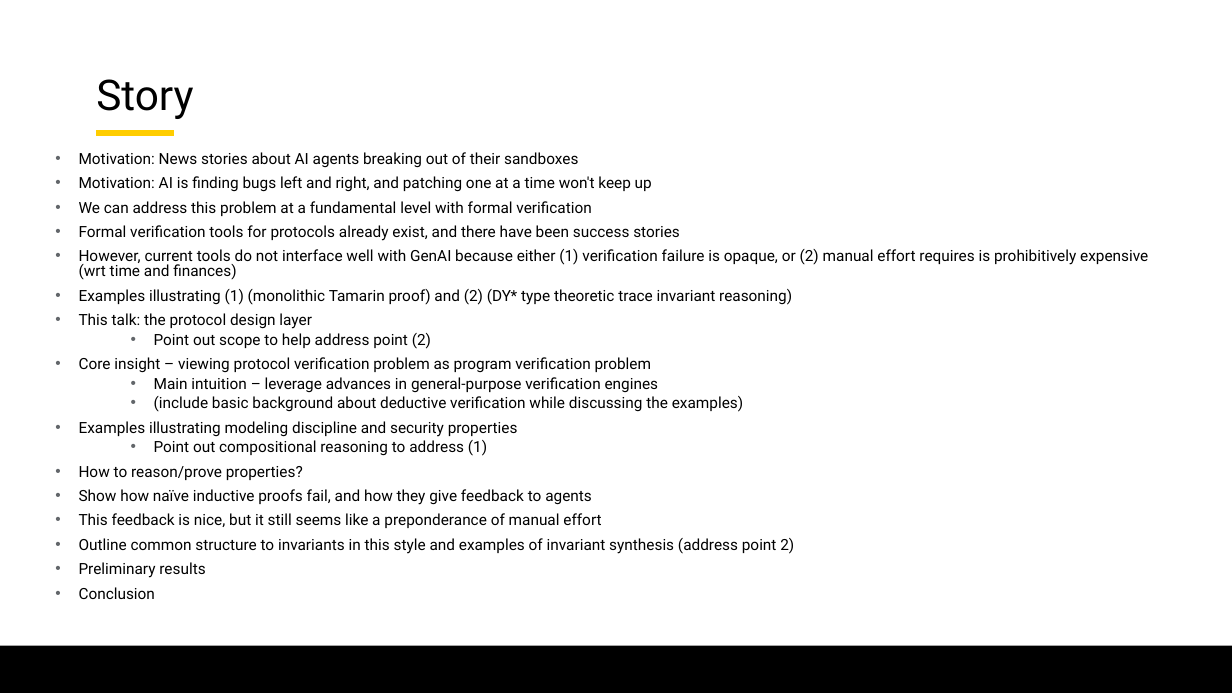
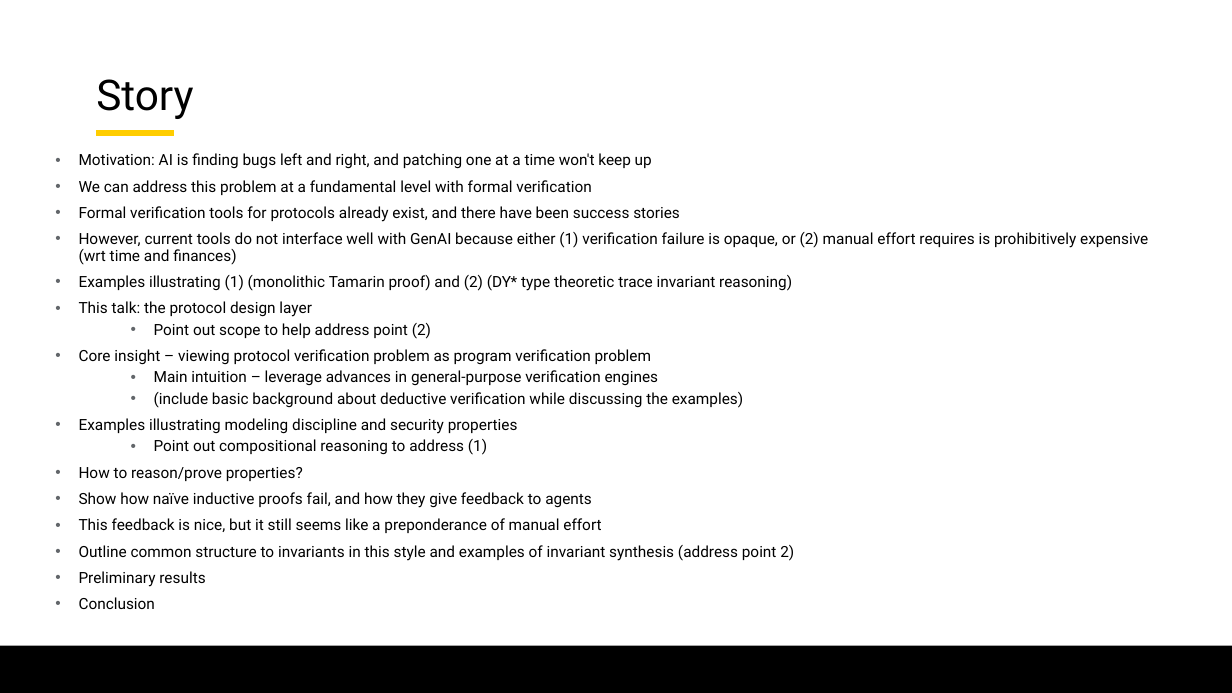
Before and after one commit to lorchrob/graduate_research_symposium, a slide deck: slide 43 of symposium_slides.pptx (slide 45 before the commit). Drawn at 1232x693 pixels with LibreOffice and Linux fonts; fonts in the diff are those of the drawing; background and template pictures are left out. Boxes give left, top, right and bottom in pixels: in the first picture for what was removed or moved away, otherwise in the second. Text is boxed around its words. In the diff, an @@ line names an element or a change of style, - is before the commit and + after.

```diff
--- a/symposium_slides.pptx
+++ b/symposium_slides.pptx
@@ text "Motivation: AI is finding bugs ..." at <box>79,153,1148,609</box>: line spacing 0.8 to 0.9 @@
@@ text at <box>79,152,578,168</box>: paragraph removed @@
-• Motivation: News stories about AI agents breaking out of their sandboxes
```
Also in this commit, not shown: 19 other slides changed, 10 slides added, 12 slides removed.
